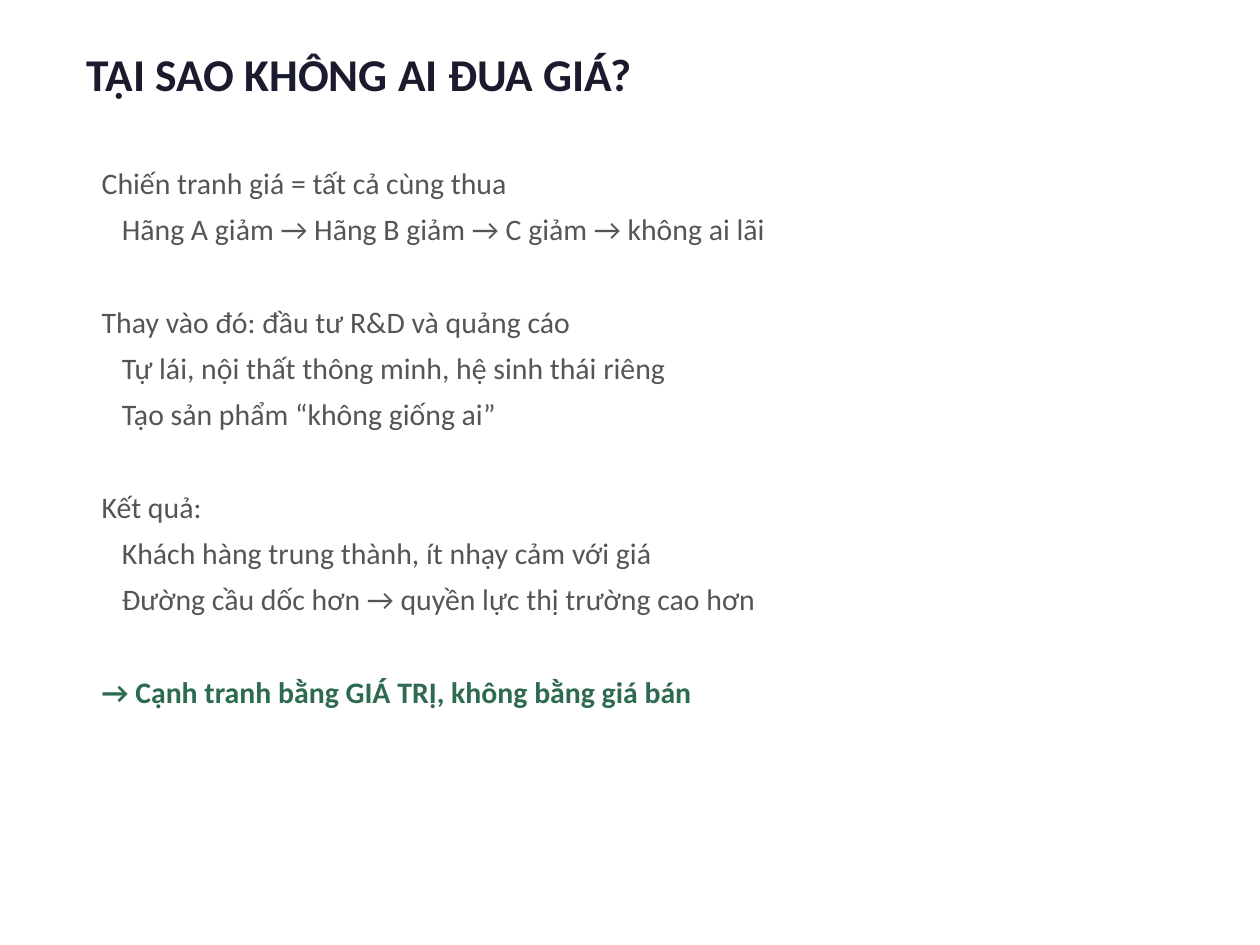
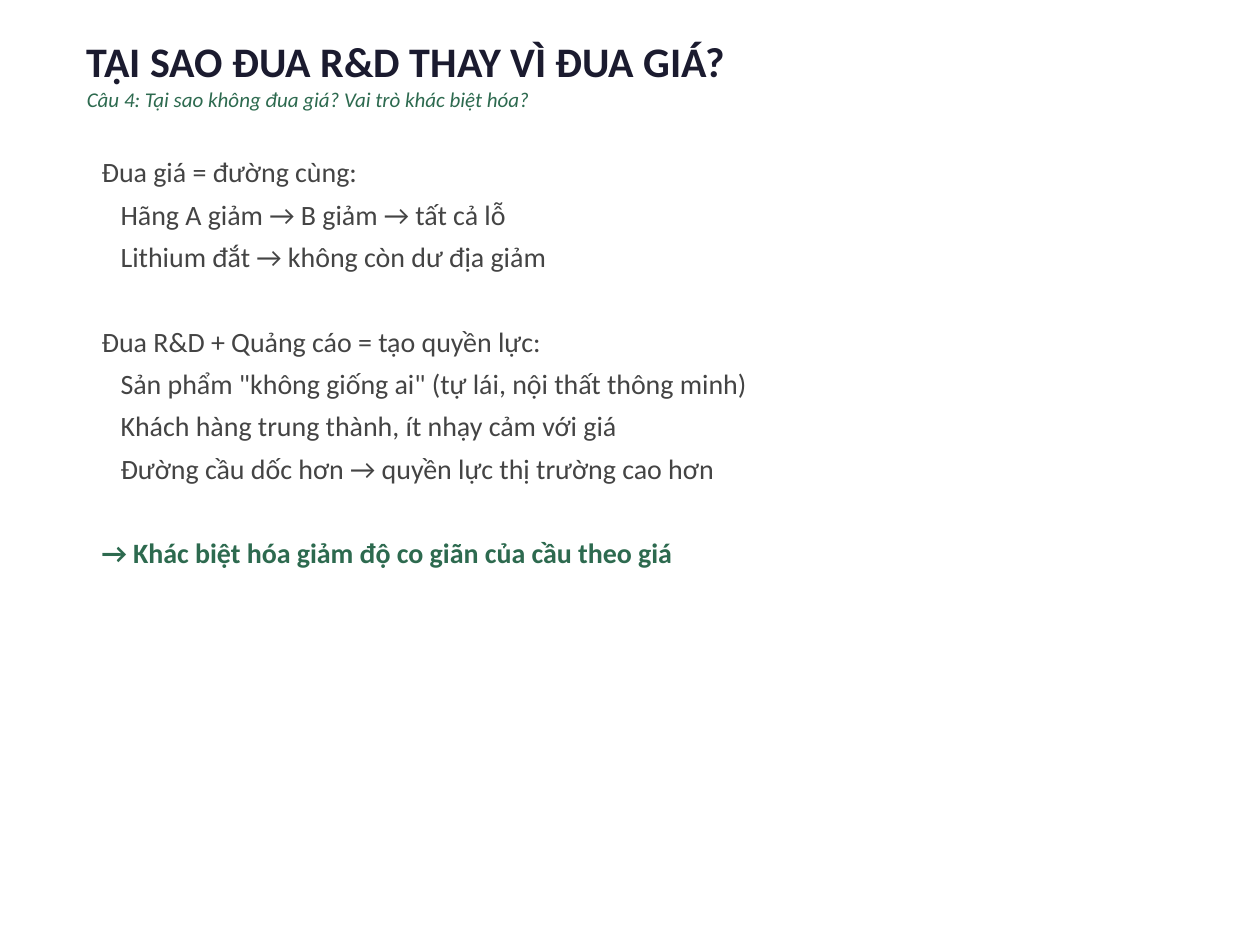
Before and after one commit to nhandanhhuynh/MBA-Knowledge-Vault, a slide deck: slide 15 of 01_Courses/01_Active/00_BSKT/00_Kinh Te Vi Mo/07_AI-Workspace/Outputs/Xe-dien-Alpha-Trinh-bay.pptx. Drawn at 1260x945 pixels with LibreOffice and Linux fonts; fonts in the diff are those of the drawing. Boxes give left, top, right and bottom in pixels: in the first picture for what was removed or moved away, otherwise in the second. Text is boxed around its words. In the diff, an @@ line names an element or a change of style, - is before the commit and + after.

```diff
--- a/01_Courses/01_Active/00_BSKT/00_Kinh Te Vi Mo/07_AI-Workspace/Outputs/Xe-dien-Alpha-Trinh-bay.pptx
+++ b/01_Courses/01_Active/00_BSKT/00_Kinh Te Vi Mo/07_AI-Workspace/Outputs/Xe-dien-Alpha-Trinh-bay.pptx
@@ text at [87,43,725,111]: text changed; size 26 to 12 pt; text colour #1B1B2F to #2D6A4F; bold off; italic on @@
-TẠI SAO KHÔNG AI ĐUA GIÁ?
+TẠI SAO ĐUA R&D THAY VÌ ĐUA GIÁ?
+Câu 4: Tại sao không đua giá? Vai trò khác biệt hóa?
@@ text "Đua giá = đường cùng:": place and size @@
-text "Đua giá = đường cùng:" at [102,171,765,709]
+text "Đua giá = đường cùng:" at [102,162,747,568]
@@ text at [102,162,747,399]: text changed; size 17 to 16 pt; text colour #555555 to #444444 @@
-Chiến tranh giá = tất cả cùng thua
-Hãng A giảm → Hãng B giảm → C giảm → không ai lãi
-Thay vào đó: đầu tư R&D và quảng cáo
-Tự lái, nội thất thông minh, hệ sinh thái riêng
-Tạo sản phẩm “không giống ai”
-Kết quả:
+Đua giá = đường cùng:
+Hãng A giảm → B giảm → tất cả lỗ
+Lithium đắt → không còn dư địa giảm
+Đua R&D + Quảng cáo = tạo quyền lực:
+Sản phẩm "không giống ai" (tự lái, nội thất thông minh)
@@ text at [121,416,714,484]: size 17 to 16 pt, text colour #555555 to #444444 in "Khách hàng trung thành, ít nhạy cảm ...", "Đường cầu dốc hơn → quyền lực ..."; less space between paragraphs @@
@@ text at [133,542,672,568]: text changed; size 17 to 16 pt @@
-→ Cạnh tranh bằng GIÁ TRỊ, không bằng giá bán
+→ Khác biệt hóa giảm độ co giãn của cầu theo giá
```
Also in this commit, not shown: 10 other slides changed, 7 slides added, 7 slides removed, 12 other files.
